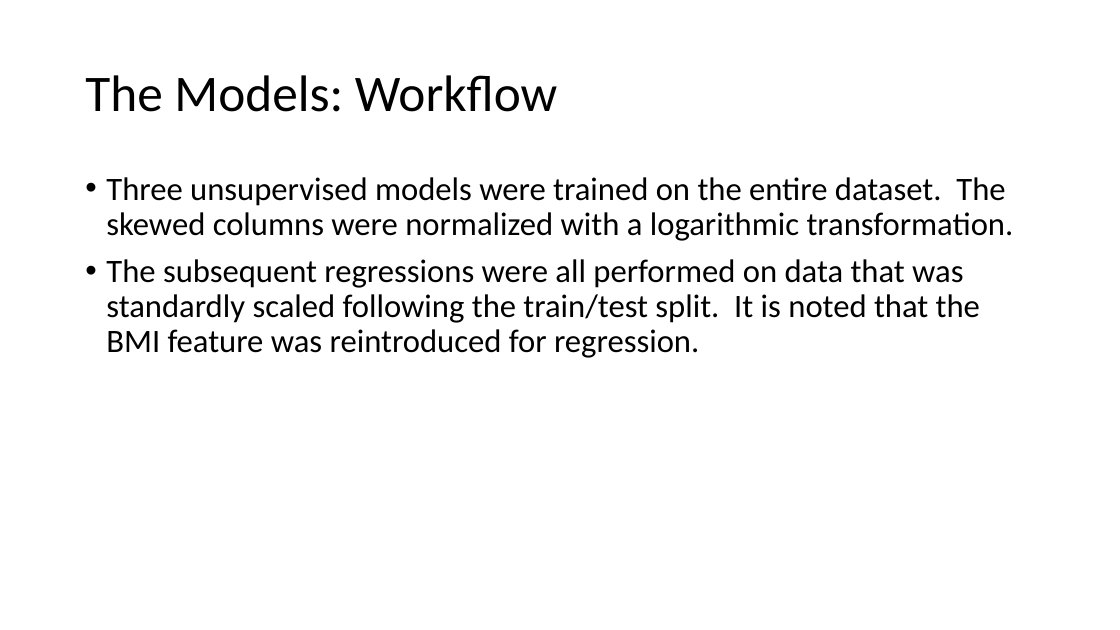
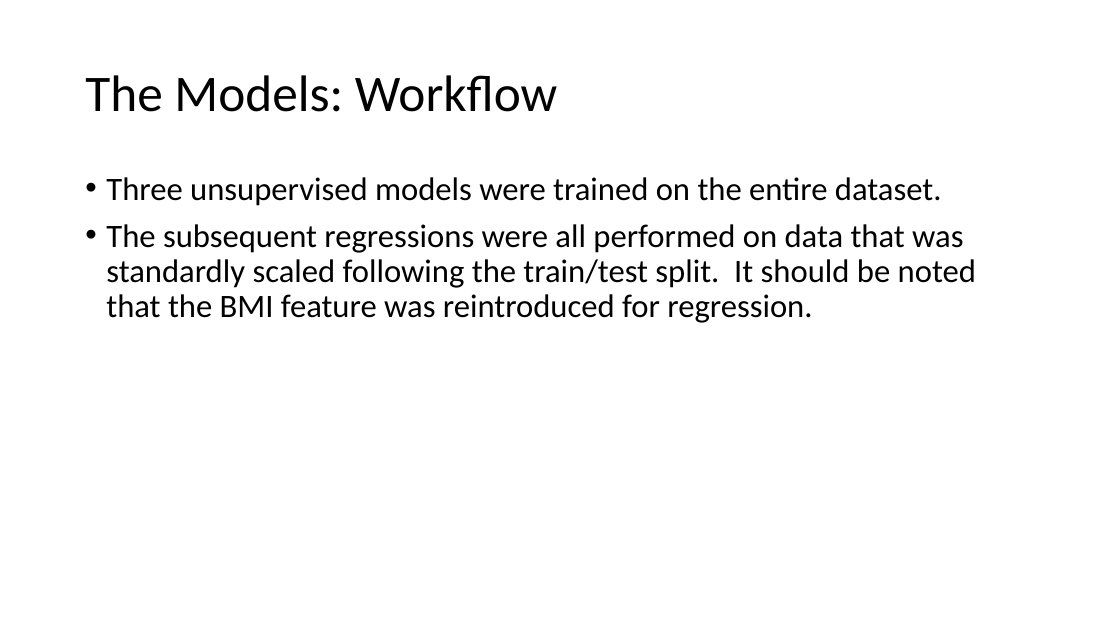
Before and after one commit to M-Matrona/IBM-Machine-Learning-Course, a slide deck: slide 8 of Course_4_Unsupervised_Learning/Classification_Project_Body_Fat_Prediction.pptx. Drawn at 1120x630 pixels with LibreOffice and Linux fonts; fonts in the diff are those of the drawing. Boxes give left, top, right and bottom in pixels: in the first picture for what was removed or moved away, otherwise in the second. Text is boxed around its words. In the diff, an @@ line names an element or a change of style, - is before the commit and + after.

```diff
--- a/Course_4_Unsupervised_Learning/Classification_Project_Body_Fat_Prediction.pptx
+++ b/Course_4_Unsupervised_Learning/Classification_Project_Body_Fat_Prediction.pptx
@@ text at (106, 177, 976, 323): text changed @@
-• Three unsupervised models were trained on the entire dataset. The skewed columns were normalized with a logarithmic transformation.
-• The subsequent regressions were all performed on data that was standardly scaled following the train/test split. It is noted that the BMI feature was reintroduced for regression.
+• Three unsupervised models were trained on the entire dataset.
+• The subsequent regressions were all performed on data that was standardly scaled following the train/test split. It should be noted that the BMI feature was reintroduced for regression.
```
Also in this commit, not shown: 10 other slides changed, 2 slides added, 2 slides removed, 4 other files.
